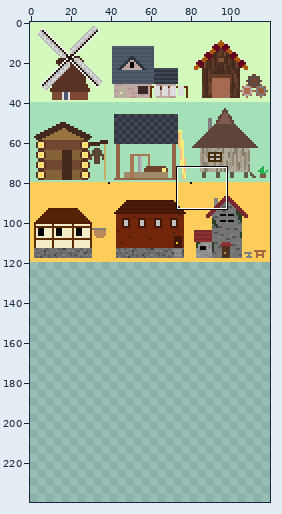
Sprite sheet, stored at Scripts/Chikuwa3/Buildings.png. Above, an overview of the earlier version with the close-up marked.
Close-up. Before:
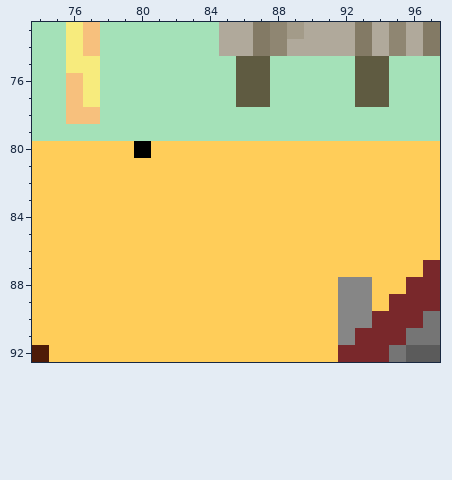
The file is 120x120 pixels. Colours within 5 levels of each other are drawn and written as one. Shown: x 74..97, y 73..92. The old version is drawn lined up with the new one, on the new canvas. The commit also changed other parts of the picture, which this record leaves out.
The result:
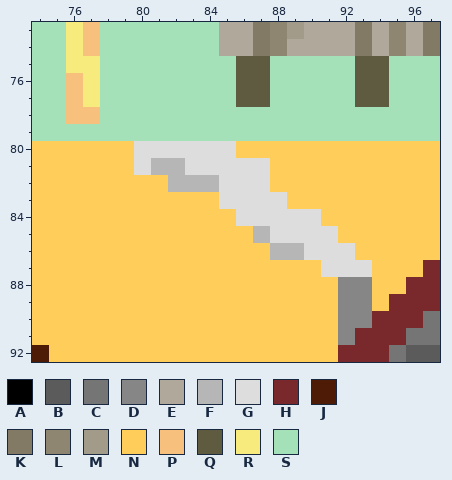
Palette (. is transparent): A #000000  B #5b5b5b  C #757575  D #868686  E #b0a99b  F #b6b6b6  G #dddddd  H #79282b  J #4e1b07  K #837a65  L #8f8672  M #a39b89  N #ffcd59  P #f7c07d  Q #5f5b41  R #f7eb7d  S #a4e1b8
From old to new:
canvas 120x120 -> 120x240
y 80: x 80..85 ANNNNN -> GGGGGG
y 81: x 80..87 NNNNNNNN -> GFFGGGGG
y 82: x 82..87 NNNNNN -> FFFGGG
y 83: x 85..88 NNNN -> GGGG
y 84: x 86..90 NNNNN -> GGGGG
y 85: x 87..91 NNNNN -> FGGGG
y 86: x 88..92 NNNNN -> FFGGG
y 87: x 91..93 NNN -> GGG
Boxes around the changes in both close-ups, in picture pixels (x1, y1, x2, y2):
changed: (134, 141, 372, 277)
